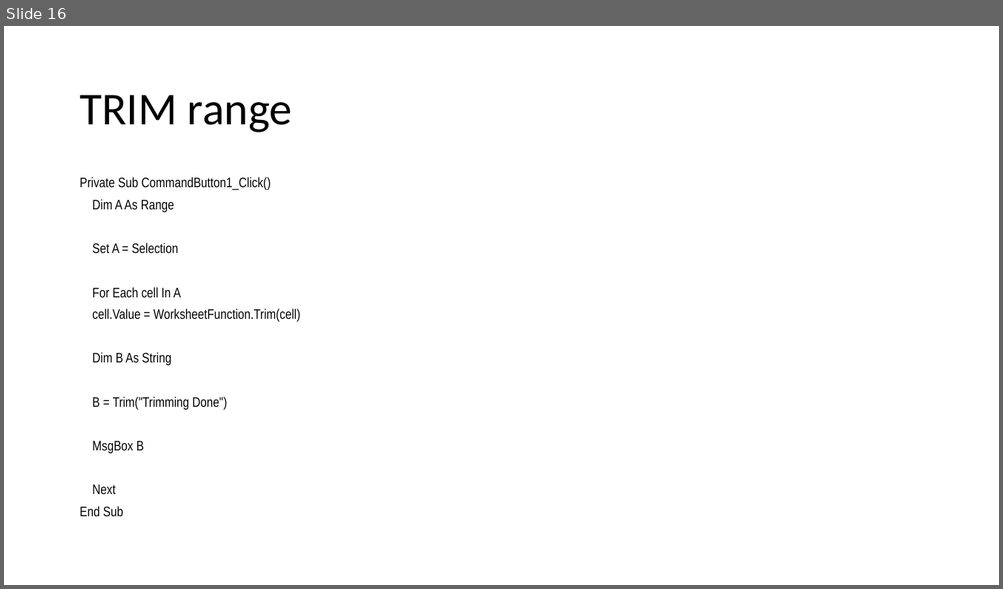
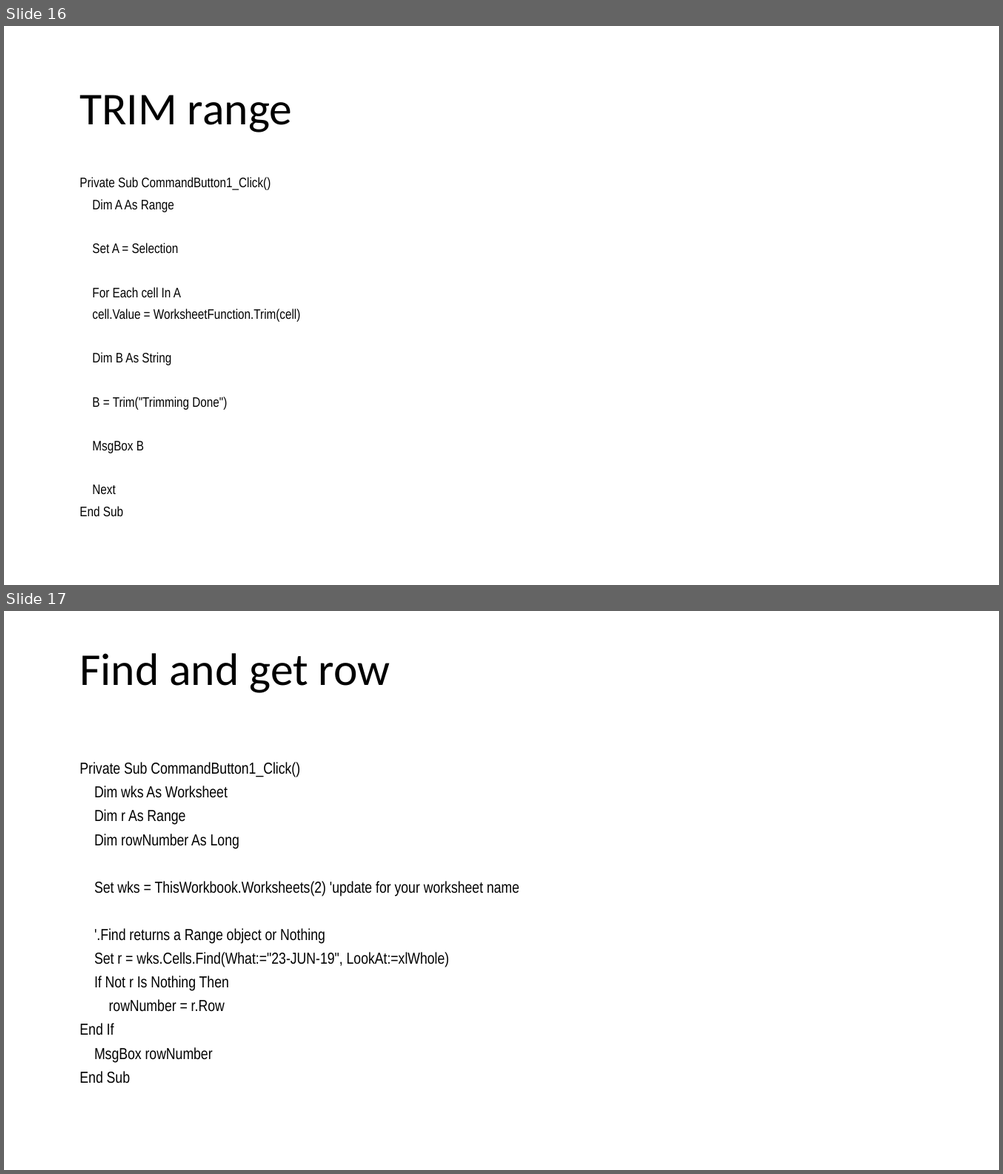
Before and after one commit to daoxuantruong/Demo, a slide deck: VBA_Basic.pptx. Shown one above the other, each under a label of ours: slide 16 before the commit, slides 16 and 17 after it. The pictures are 1003x589 and 1003x1174 pixels, drawn with LibreOffice and Linux fonts; fonts in the diff are those of the drawing. Boxes give left, top, right and bottom in pixels: in the first picture for what was removed or moved away, otherwise in the second. Text is boxed around its words. In the diff, an @@ line names an element or a change of style, - is before the commit and + after.

```diff
--- a/VBA_Basic.pptx
+++ b/VBA_Basic.pptx
@@ slide 17 added at [4, 611, 999, 1170], background #FFFFFF @@
@@ title added at [79, 653, 390, 693], 44 pt, text #000000 @@
+Find and get row
@@ text added at [79, 762, 519, 1084], 15.4 pt, text #000000 @@
+Private Sub CommandButton1_Click()
+Dim wks As Worksheet
+Dim r As Range
+Dim rowNumber As Long
+Set wks = ThisWorkbook.Worksheets(2) 'update for your worksheet name
+'.Find returns a Range object or Nothing
+Set r = wks.Cells.Find(What:="23-JUN-19", LookAt:=xlWhole)
+If Not r Is Nothing Then
+rowNumber = r.Row
+End If
+MsgBox rowNumber
+End Sub
```
Also in this commit, not shown: 23 other slides added, 7 other files.
